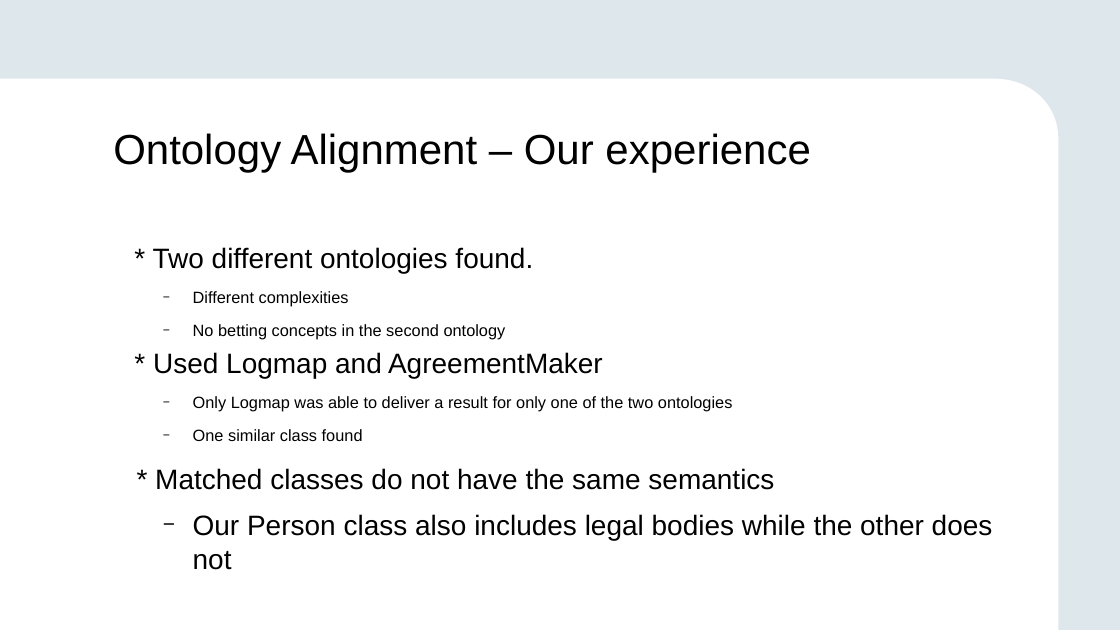
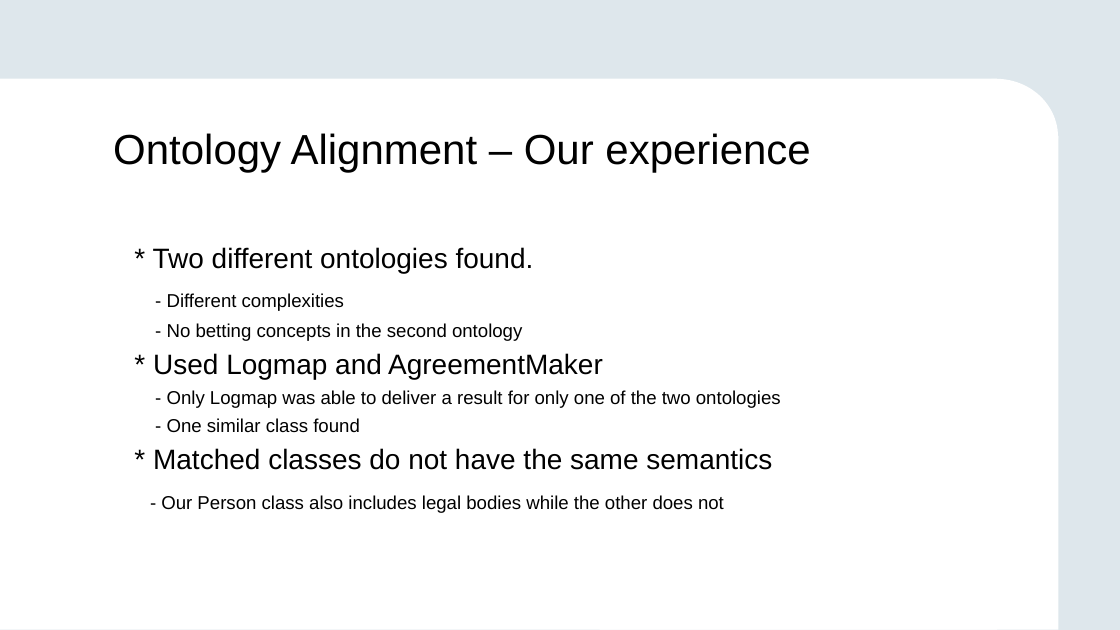
Before and after one commit to GreenfishK/SAIKS, a slide deck: slide 9 of Presentations/SAIKS Assignment final.pptx. Drawn at 1120x630 pixels with LibreOffice and Linux fonts; fonts in the diff are those of the drawing; background and template pictures are left out. Boxes give left, top, right and bottom in pixels: in the first picture for what was removed or moved away, otherwise in the second. Text is boxed around its words. In the diff, an @@ line names an element or a change of style, - is before the commit and + after.

Commit message:
update presentation

```diff
--- a/Presentations/SAIKS Assignment final.pptx
+++ b/Presentations/SAIKS Assignment final.pptx
@@ text at (167, 293, 522, 341): text changed; size 14 to 16 pt @@
-  − Different complexities
-  − No betting concepts in the second ontology
+- Different complexities
+- No betting concepts in the second ontology
@@ text at (167, 390, 781, 433): text changed; size 14 to 16 pt @@
-  − Only Logmap was able to deliver a result for only one of the two ontologies
-  − One similar class found
+- Only Logmap was able to deliver a result for only one of the two ontologies
+- One similar class found
@@ text at (153, 448, 772, 470): indent changed; less space between paragraphs @@
@@ text at (161, 495, 724, 513): text changed; size 24 to 16 pt @@
-  − Our Person class also includes legal bodies while the other does not
+- Our Person class also includes legal bodies while the other does not
```
Also in this commit, not shown: 1 slide added, 1 slide removed.
